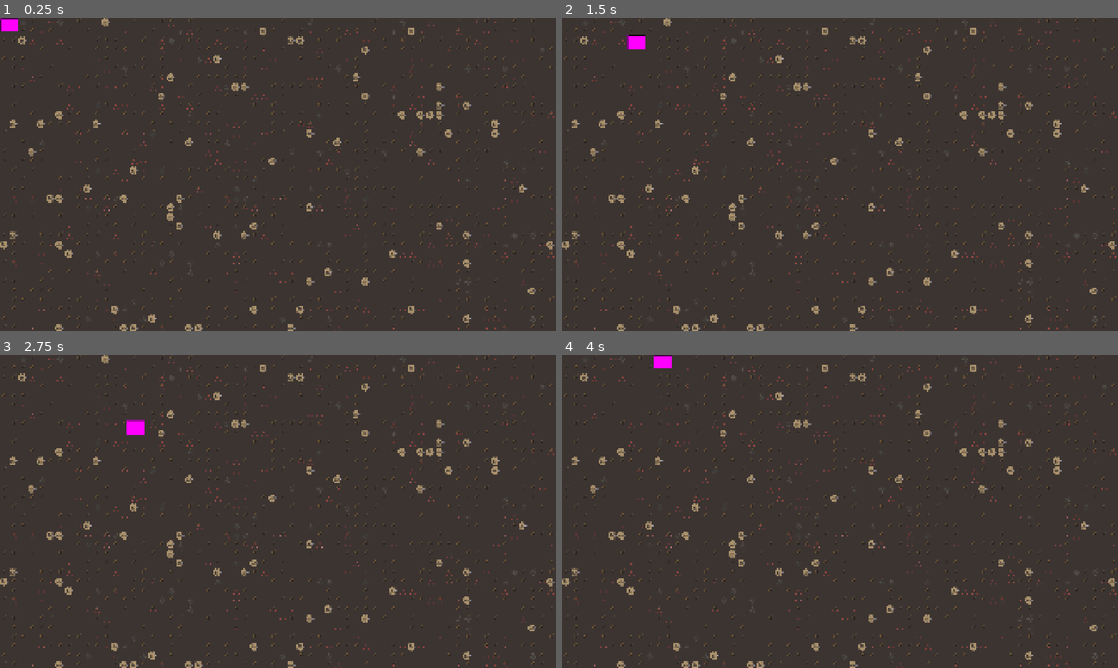
Above: before the commit, frames 1-4 (two rows, left to right).
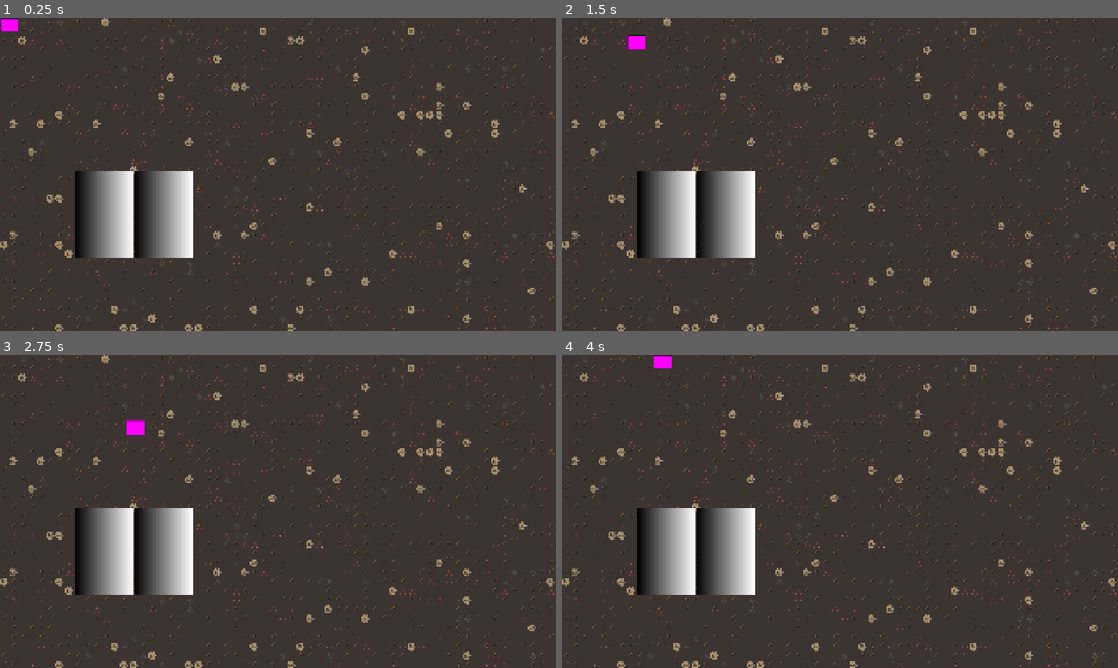
Above: after the commit, the same moments.

Repository: doakeserino/newgame
Game: Godot game, scene res://Scenes/main_scene.tscn
Two runs of this game, one before a commit and one after it. Both use one fixed random seed, a clock stepped at 60 frames per second and the inputs below.
Inputs:
- Up to frame 1 (0.25 s): no input
- Up to frame 2 (1.5 s): tap Enter at 0.5 s; hold D (move_right) 0.53-1.28 s; hold S (move_down) from 1.28 s (still down)
- Up to frame 3 (2.75 s): release S (move_down) at 2.03 s; hold D (move_right) from 2.03 s (still down)
- Up to frame 4 (4 s): release D (move_right) at 2.78 s; hold W (move_up) 2.78-3.53 s; hold A (move_left) from 3.53 s (still down)

The runs differ from the first frame. In frame 1, 5.0% of the frame differs, in the area x 13-35%, y 48-77%; in frame 2, 5.0%; in frame 3, 5.0%; in frame 4, 5.0%.
Error before the commit: Cannot call method 'instantiate' on a null value. (res://Scripts/slot.gd:7)

Commit message:
Commit 2
Got cards working which is a relief, now to build and polish the card system to actually be good

Diff:
--- a/Scripts/CardStats.gd
+++ b/Scripts/CardStats.gd
@@ -1,4 +1,8 @@
 extends Node
+
+var card_id_dictionary = {
+	"0" : ["fire", 10, 10]
+}
 
 func _ready():
 	pass
--- a/Scripts/GlobalStats.gd
+++ b/Scripts/GlobalStats.gd
@@ -3,4 +3,4 @@
 var stats = {
 
 }
-var cards = ["card_1"]
+var cards = ["0"]
--- a/Scripts/card.gd
+++ b/Scripts/card.gd
@@ -2,7 +2,13 @@
 extends Node2D
 
 var card_stats = {
+	"cardid" : "0",
 	"element" : null,
 	"damage" : 10,
 	"defense" : 10
 }
+
+func set_card_stats(element : String, damage : int, defense : int):
+	card_stats["element"] = element
+	card_stats["damage"] = damage
+	card_stats["defense"] = defense
--- a/Scripts/cards_hand.gd
+++ b/Scripts/cards_hand.gd
@@ -1,7 +1,7 @@
 class_name hand
 extends HBoxContainer
 
-signal find_card
+
 @onready var slot_1 = $Slot1
 @onready var slot_2 = $Slot2
 @onready var slot_3 = $Slot3
@@ -14,6 +14,10 @@
 func _ready():
 	for card in GlobalStats.cards:
 		add_card(card)
-func add_card(_card):
-	if slot_1.taken == false:
-		find_card.emit()
+		add_card(card)
+
+func add_card(card_id):
+		if slot_1.taken == false:
+			slot_1.add_card(card_id)
+		elif slot_2.taken == false:
+			slot_2.add_card(card_id)
--- a/Scripts/slot.gd
+++ b/Scripts/slot.gd
@@ -1,8 +1,14 @@
 extends BoxContainer
 
 var taken := false
-var card_to_add : PackedScene
+var card_to_add : PackedScene = preload("res://Scenes/card.tscn")
 var contents
 func _ready():
+	pass
+
+func add_card(card_id : String):
+	taken = true
+	var stats_array = CardStats.card_id_dictionary[card_id]
 	contents = card_to_add.instantiate()
 	add_child(contents)
+	contents.set_card_stats(stats_array[0], stats_array[1], stats_array[2],)
